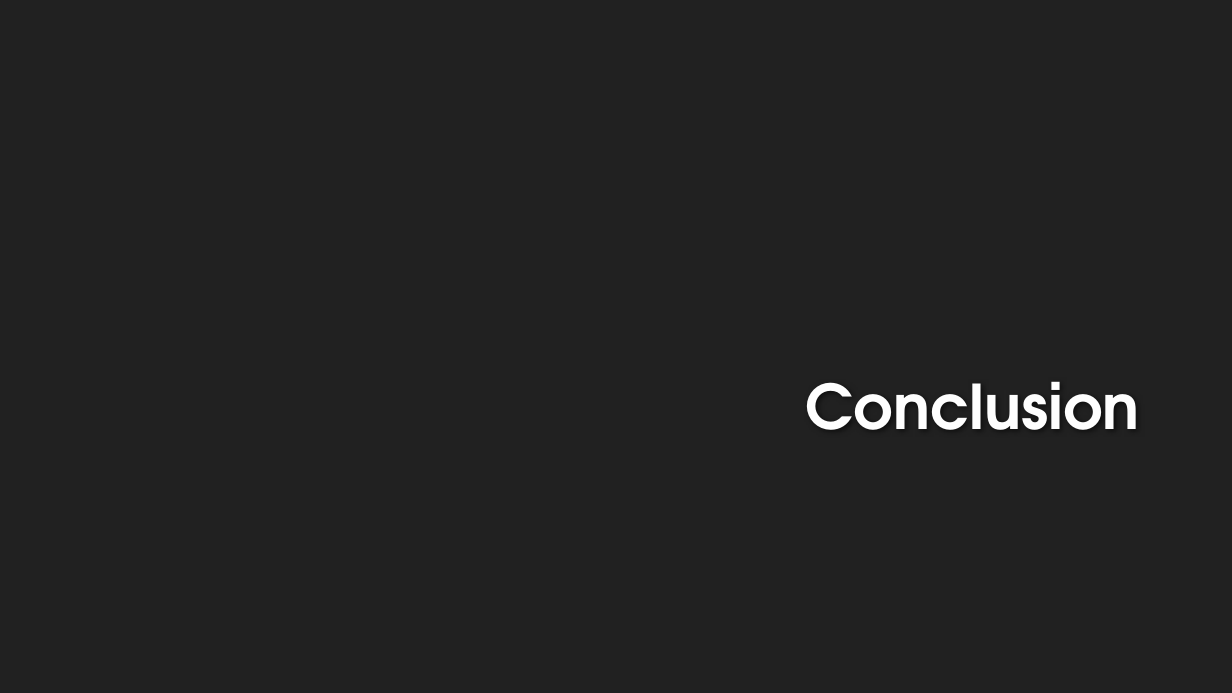
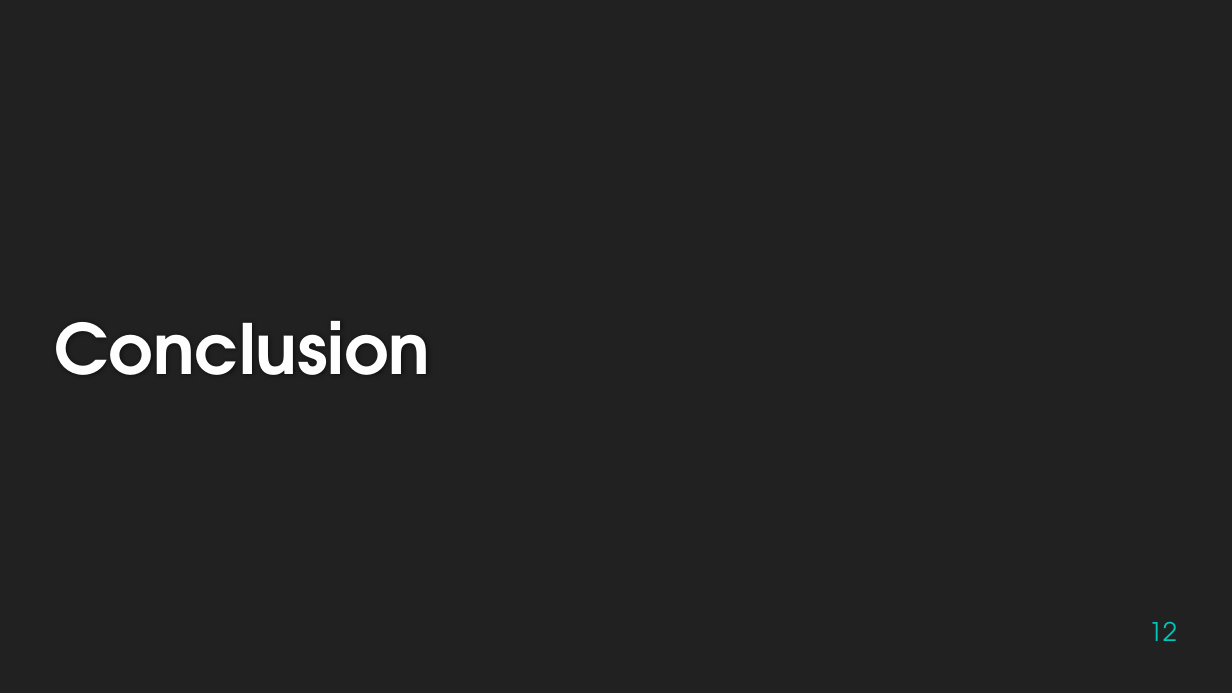
Before and after one commit to blipn/nodejs-websocket-example, a slide deck: slide 12 of PWA-COM_v1.1.pptx. Drawn at 1232x693 pixels with LibreOffice and Linux fonts; fonts in the diff are those of the drawing; background and template pictures are left out. Boxes give left, top, right and bottom in pixels: in the first picture for what was removed or moved away, otherwise in the second. Text is boxed around its words. In the diff, an @@ line names an element or a change of style, - is before the commit and + after.

Commit message:
[UPDATE] PPT (layout)

```diff
--- a/PWA-COM_v1.1.pptx
+++ b/PWA-COM_v1.1.pptx
@@ title "Conclusion": place and size @@
-title "Conclusion" at box(806, 381, 1140, 430)
+title "Conclusion" at box(55, 321, 431, 375)
@@ title "Conclusion" at box(55, 321, 431, 375): size 48 to 54 pt; alignment right to left; vertical alignment bottom to middle @@
@@ page number added at box(1149, 621, 1177, 641), 20 pt, text #00C6BB @@
+12
```
Also in this commit, not shown: 13 other slides changed, 1 slide added, 1 slide removed.
